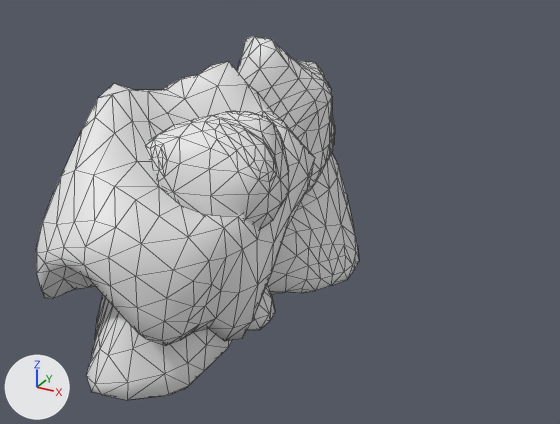
Before and after pictures for a commit that changed the FBX model Assets/03_PROPS/01_Meshes/SM_effondrement_02.fbx.
One viewpoint serves both versions: a 50 mm camera at (2.33, -3.48, 1.69) aimed at (-0.15, 1.03, -0.56). Arrows for +X, +Y and +Z are at lower left; the lights stay in place. Mesh edges are drawn as thin lines. Where no turn or scale is listed for an object, it has been applied to the vertices.

Names of what the first picture shows: 'SM_Rocher_01'.
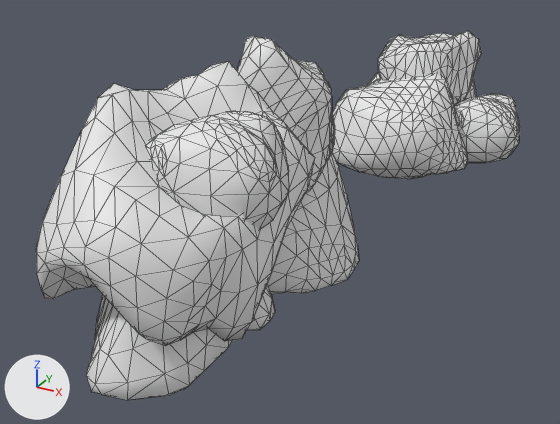
The newer file is also turned or shifted as a whole; pictures and numbers use the older file's frame.

Pixel boxes (x1, y1, x2, y2) of what changed, in the pictures (560 x 424 px):
'SM_Rocher_02', added: after (332, 31, 520, 179)

The edits, one by one:
Mesh me_mesh_001 is new.
It has 736 vertices, 1456 faces and spans x -0.7..0.87, y -1.03..0.76, z -0.54..0.74.
Object 'SM_Rocher_02' (ob_sm_rocher_02) is new; it shows me_mesh_001.
Its location is (0.113, 3.44, -0.347).
